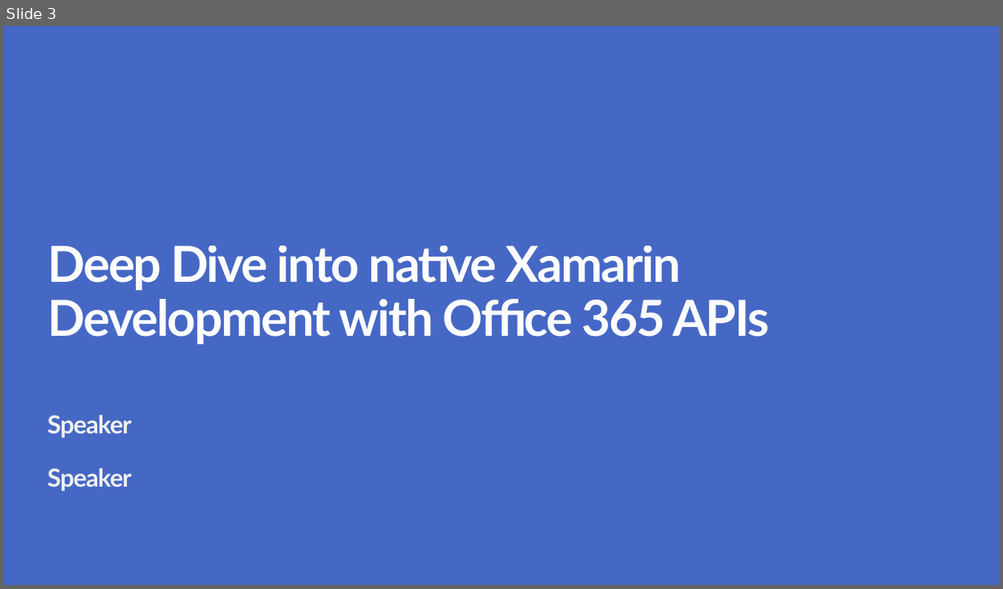
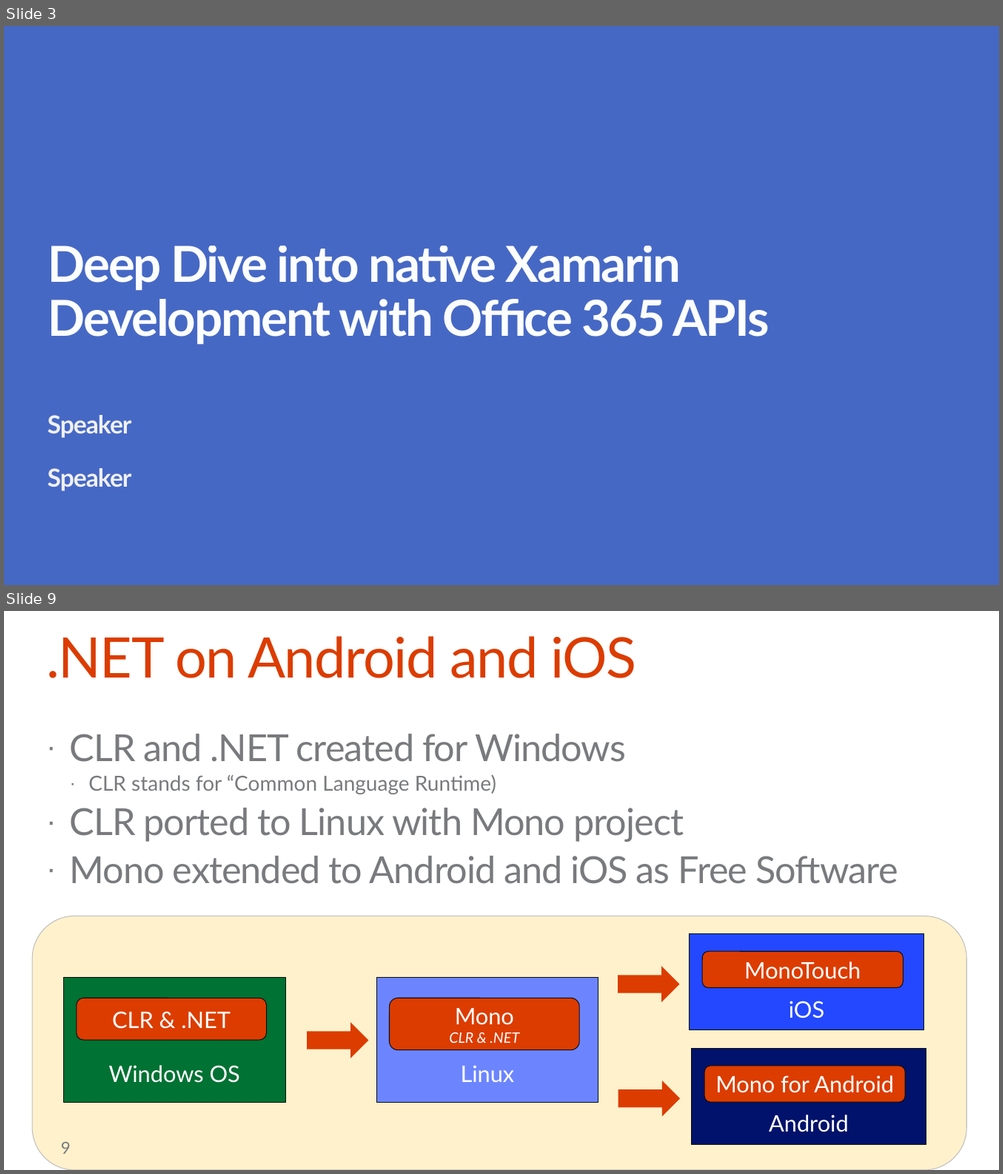
Before and after one commit to OfficeDev/TrainingContent, a slide deck: O3654-6 Deep dive into native Xamarin Development with Office 365 APIs/O3654-6 Deep dive into native Xamarin Development with Office 365 APIs.pptx. Shown one above the other, each under a label of ours: slide 3 before the commit, slides 3 and 9 after it; the slides between them are not shown. The pictures are 1003x589 and 1003x1174 pixels, drawn with LibreOffice and Linux fonts; fonts in the diff are those of the drawing; background and template pictures are left out. Boxes give left, top, right and bottom in pixels: in the first picture for what was removed or moved away, otherwise in the second. Text is boxed around its words. In the diff, an @@ line names an element or a change of style, - is before the commit and + after.

```diff
--- a/O3654-6 Deep dive into native Xamarin Development with Office 365 APIs/O3654-6 Deep dive into native Xamarin Development with Office 365 APIs.pptx
+++ b/O3654-6 Deep dive into native Xamarin Development with Office 365 APIs/O3654-6 Deep dive into native Xamarin Development with Office 365 APIs.pptx
@@ slide 9 added at (4,611,999,1170), background #FFFFFF @@
@@ title added at (46,636,636,678), 54 pt, text #DC3C00 @@
+.NET on Android and iOS
@@ text added at (70,734,898,884), 36 pt, text #797A7D @@
+· CLR and .NET created for Windows
+  · CLR stands for “Common Language Runtime)
+· CLR ported to Linux with Mono project
+· Mono extended to Android and iOS as Free Software
@@ rounded rectangle added at (32,916,967,1170), fill #FFF1CC, outline #BFBFBF 0.75 pt @@
@@ rectangle added at (689,934,923,1031), fill #2348FF, outline #0D0D0D 0.75 pt, 22 pt, text #FFFFFF @@
+iOS
@@ rounded rectangle added at (703,952,903,988), fill #DC3C00, outline #0D0D0D 0.75 pt, 22 pt, text #FFFFFF @@
+MonoTouch
@@ rectangle added at (64,978,285,1102), fill #007233, outline #0D0D0D 0.75 pt, 22 pt, text #FFFFFF @@
+Windows OS
@@ rectangle added at (376,978,598,1102), fill #6C85FF, outline #0D0D0D 0.75 pt, 22 pt, text #FFFFFF @@
+Linux
@@ right arrow added at (617,966,679,1002), fill #DC3C00 @@
@@ rounded rectangle added at (77,998,267,1040), fill #DC3C00, outline #0D0D0D 0.75 pt, 22 pt, text #FFFFFF @@
+CLR & .NET
@@ rounded rectangle added at (389,998,579,1051), fill #DC3C00, outline #0D0D0D 0.75 pt, 14 pt, text #FFFFFF, italic @@
+Mono
+CLR & .NET
@@ right arrow added at (307,1023,369,1059), fill #DC3C00 @@
@@ rectangle added at (691,1049,925,1145), fill #00126B, outline #0D0D0D 0.75 pt, 22 pt, text #FFFFFF @@
+Android
@@ rounded rectangle added at (704,1066,905,1102), fill #DC3C00, outline #0D0D0D 0.75 pt, 22 pt, text #FFFFFF @@
+Mono for Android
@@ right arrow added at (618,1081,680,1117), fill #DC3C00 @@
@@ page number added at (61,1142,71,1154), 16 pt, text #797A7D @@
+9
```
Also in this commit, not shown: 8 slides changed, 25 other slides added, 31 slides removed.
